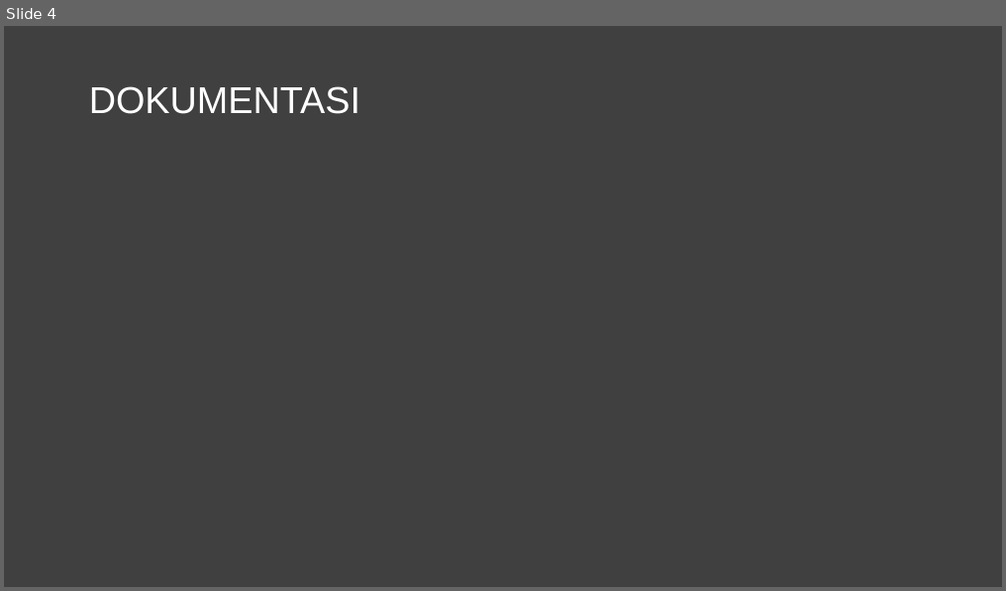
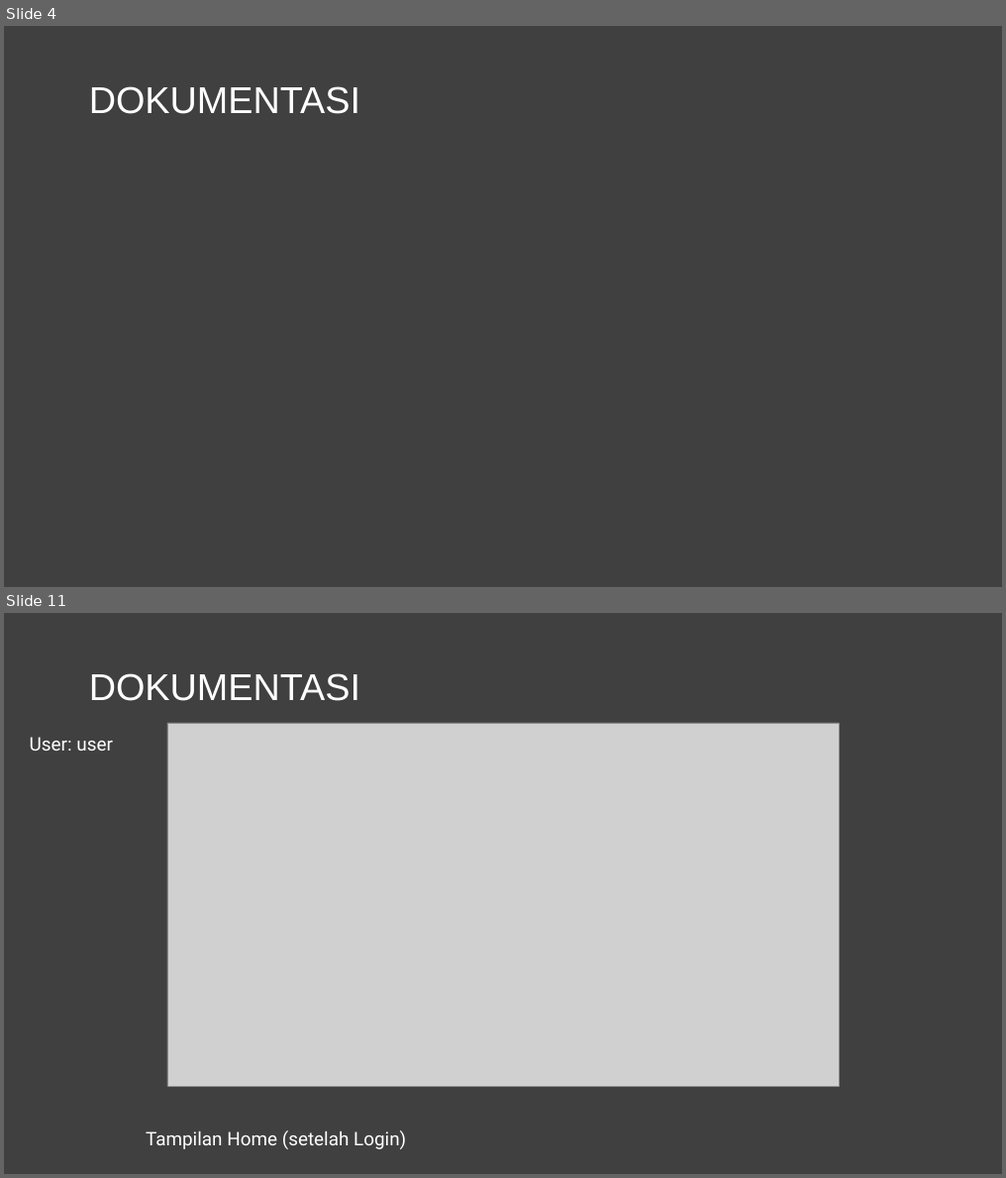
Before and after one commit to 2072008NicholasCH/ApotekOnline, a slide deck: Apotek Online.pptx. Shown one above the other, each under a label of ours: slide 4 before the commit, slides 4 and 11 after it; the slides between them are not shown. The pictures are 1006x591 and 1006x1178 pixels, drawn with LibreOffice and Linux fonts; fonts in the diff are those of the drawing; grey boxes stand for pictures. Boxes give left, top, right and bottom in pixels: in the first picture for what was removed or moved away, otherwise in the second. Text is boxed around its words. In the diff, an @@ line names an element or a change of style, - is before the commit and + after.

```diff
--- a/Apotek Online.pptx
+++ b/Apotek Online.pptx
@@ slide 11 added at box(4, 613, 1002, 1174), background #404040 @@
@@ text added at box(89, 673, 360, 701), 36 pt, text #FFFFFF @@
+DOKUMENTASI
@@ picture added at box(167, 723, 839, 1087) @@
@@ text added at box(30, 737, 113, 751), 18 pt, text #FFFFFF @@
+User: user
@@ text added at box(146, 1131, 406, 1150), 18 pt, text #FFFFFF @@
+Tampilan Home (setelah Login)
```
Also in this commit, not shown: 9 other slides added.
